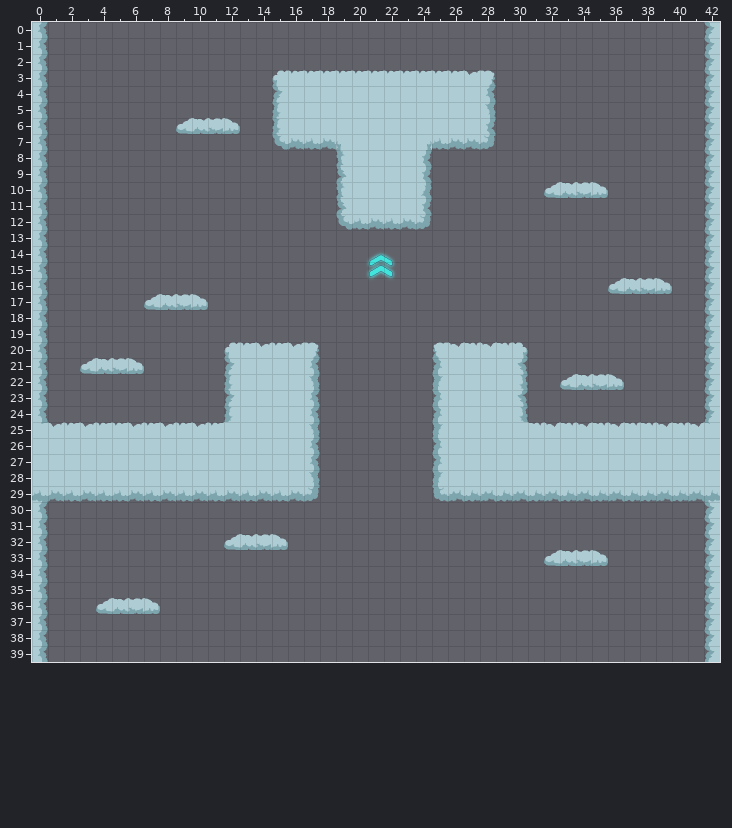
Tiled map, stored at GXPEngine/bin/Debug/Assets/lvl26.tmx. That is the earlier state.
Cells are 32x32 px. Shown: x 0..42, y 0..39.
Once edited:
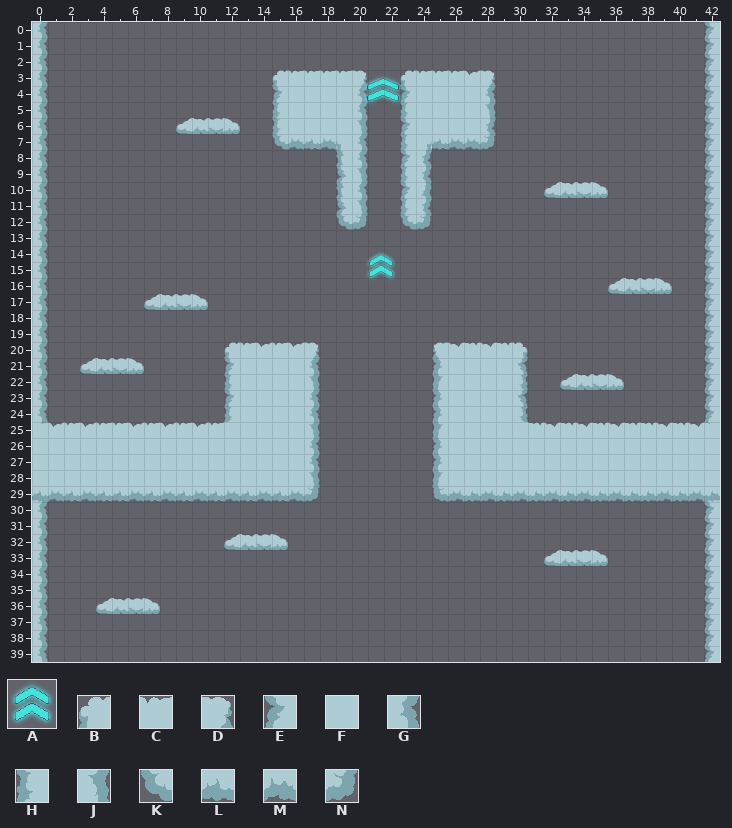
Key: from "Booshtpd": A 0; from "clouds": B 13, C 14, D 16, E 19, F 20, G 22, H 25, J 28, K 31, L 32, M 33, N 34.
_ is an empty cell.
Objects are placed by their top-left corner, in cells (3,4 is the top-left corner of cell 3,4); size is 1x1 cell unless given.
The edit:
Layer "Tile Layer 3":
y 3: x 20..23 CCCC -> D__B
y 4: x 20..23 FFFF -> G__E
y 5: x 20..23 FFFF -> G__H
y 6: x 20..23 FFFF -> J__E
y 7: x 20..23 FFFF -> G__H
y 8: x 20..23 FFFF -> G__E
y 9: x 20..23 FFFF -> J__H
y 10: x 20..23 FFFF -> G__E
y 11: x 20..23 FFFF -> J__H
y 12: x 20..23 LMLM -> N__K
Layer "Object Layer 1":
added: A "Wall" at 20.6,3.3 size 2.8x2
